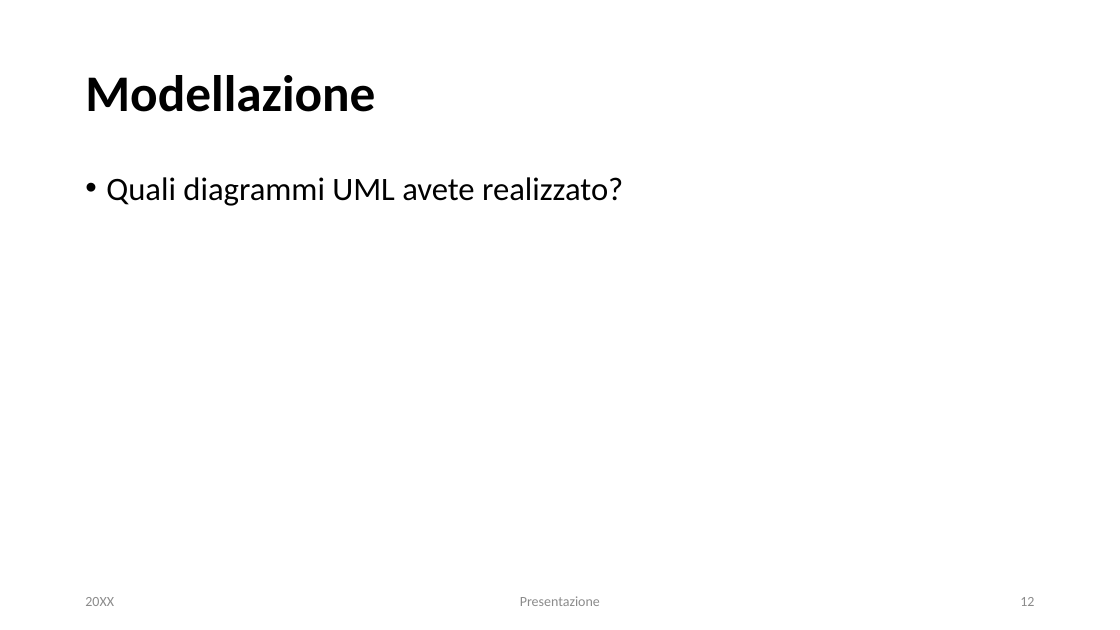
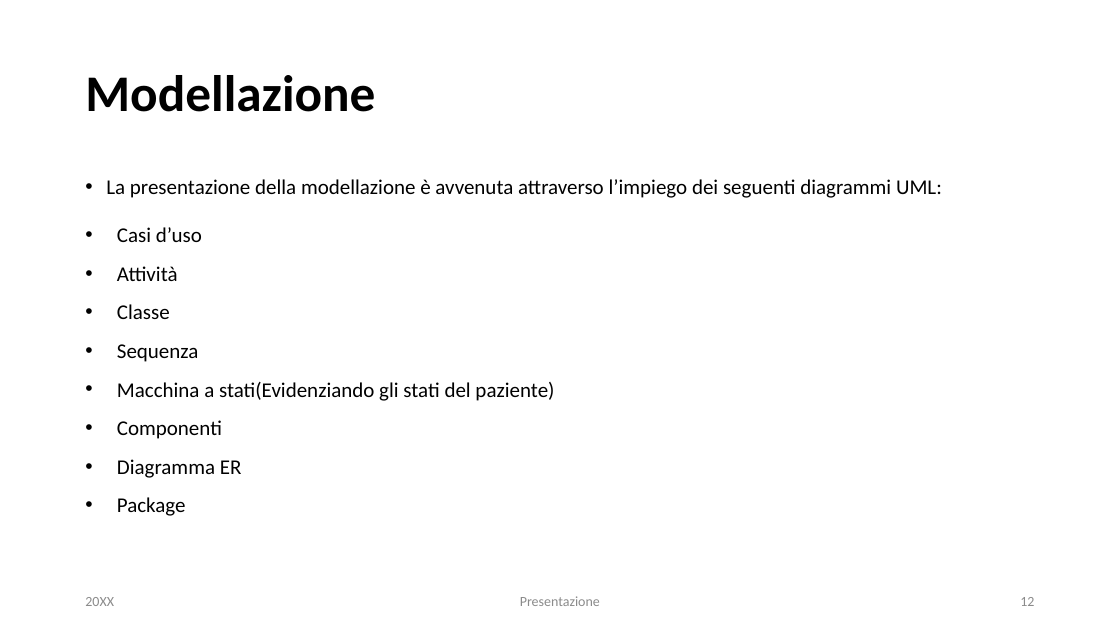
Before and after one commit to FilippoBolis/MED_Progetto_Ing_Software_23_24, a slide deck: slide 12 of MED/doc/Presentazione M.E.D.pptx. Drawn at 1120x630 pixels with LibreOffice and Linux fonts; fonts in the diff are those of the drawing. Boxes give left, top, right and bottom in pixels: in the first picture for what was removed or moved away, otherwise in the second. Text is boxed around its words. In the diff, an @@ line names an element or a change of style, - is before the commit and + after.

```diff
--- a/MED/doc/Presentazione M.E.D.pptx
+++ b/MED/doc/Presentazione M.E.D.pptx
@@ text at [106,179,942,516]: text changed; size 28 to 18 pt @@
-• Quali diagrammi UML avete realizzato?
+• La presentazione della modellazione è avvenuta attraverso l’impiego dei seguenti diagrammi UML:
+• Casi d’uso
+• Attività
+• Classe
+• Sequenza
+• Macchina a stati(Evidenziando gli stati del paziente)
+• Componenti
+• Diagramma ER
+• Package
```
Also in this commit, not shown: 11 other slides changed.
